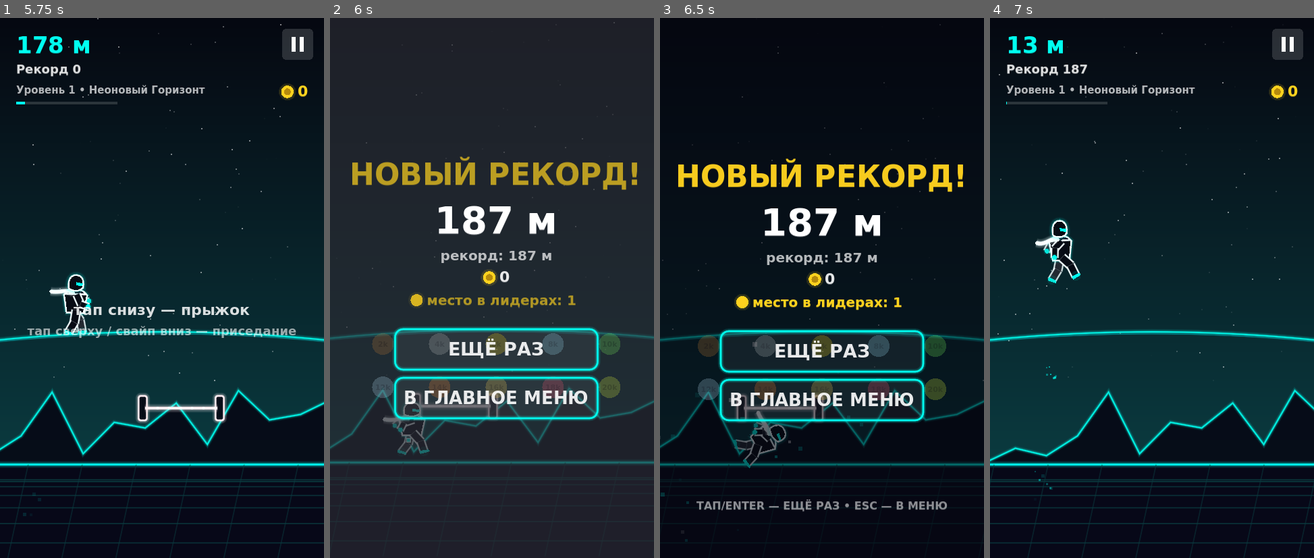
Above: before the commit, frames 1-4 (left to right).
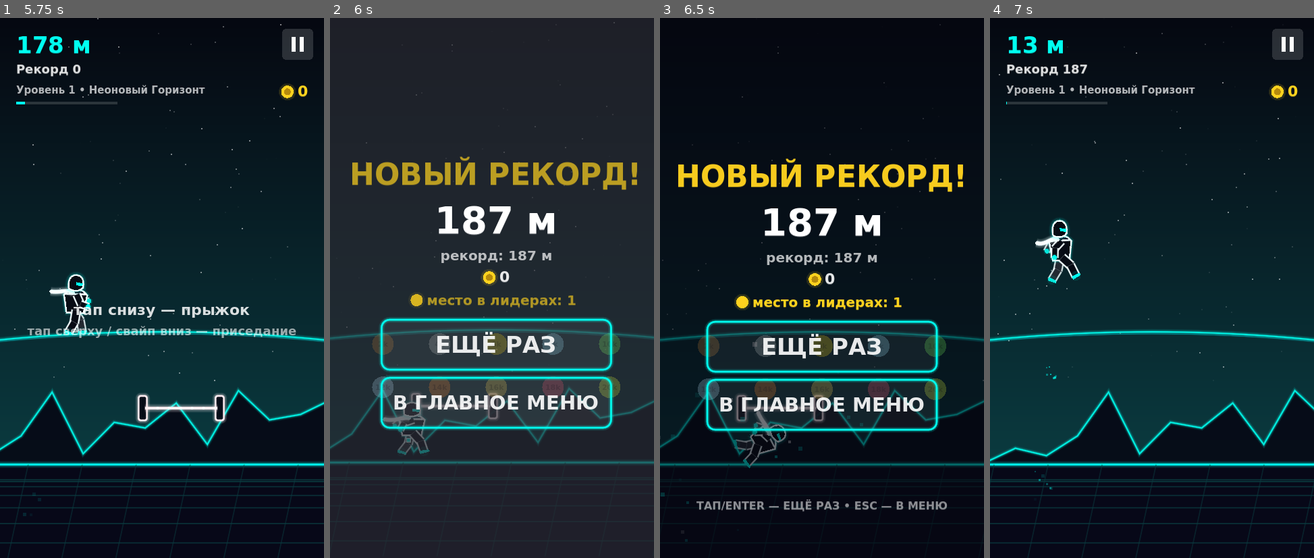
Above: after the commit, the same moments.

Repository: Marshall-prog/neon-run
Game: Godot game, scene res://scenes/main.tscn
The game is run twice, just before and just after one commit, with the same random seed, the same clock (stepped at 60 frames per second) and the same inputs.
Inputs (mouse positions are in pixels of both pictures, inside the frame that each line leads up to):
- Up to frame 1 (5.75 s): tap Enter at 0.5, 0.6, 3.6 s; move the mouse to (233, 261) at 0.52 s; hold Up 0.53-1.25 s; click (233, 261) at 0.67 s; tap Space at 0.77, 3.77 s; drag from (97, 315) to (145, 396) at 1.27 s; move the mouse to (194, 169) at 2.02 s; hold Up 2.03-2.75 s; tap M at 2.1, 5.1 s; drag from (145, 396) to (64, 207) at 2.77 s; move the mouse to (259, 369) at 3.52 s; hold Down 3.53-4.25 s; drag from (64, 207) to (113, 153) at 4.27 s; move the mouse to (178, 288) at 5.02 s; hold Down from 5.03 s (still down); click (178, 288) at 5.17 s
- Up to frame 2 (6 s): release Down at 5.75 s; drag from (443, 153) to (427, 315) at 5.77 s
- Up to frame 3 (6.5 s): no input
- Up to frame 4 (7 s): move the mouse to (1223, 261) at 6.52 s; hold Up from 6.53 s (still down); tap Enter at 6.6 s; tap Space at 6.77 s

Frame 1 is identical in both runs. In frame 2, 5.5% of the frame differs, in the area x 15-88%, y 55-77%; in frame 3, 5.6%, in the area x 13-87%, y 55-77%; in frame 4, nothing differs.
Error in both runs: Trying to assign an array of type "Array" to a variable of type "Array[Vector2]". (res://scripts/pen.gd:237)

Commit message:
feat(ui): enlarge dead-screen buttons for thumb reach

Diff:
--- a/godot/scripts/game.gd
+++ b/godot/scripts/game.gd
@@ -935,8 +935,10 @@
 func menu_buttons() -> Array:
 	var rows: Array = []
 	if state == St.DEAD:
-		rows.append([["restart", "ЕЩЁ РАЗ", Pal.BTN_W]])
-		rows.append([["menu", "В ГЛАВНОЕ МЕНЮ", Pal.BTN_W]])
+		var bw := minf(Pal.BTN_W + 40.0, W - 32.0)
+		var bh := Pal.BTN_H + 14.0
+		rows.append([["restart", "ЕЩЁ РАЗ", bw, bh]])
+		rows.append([["menu", "В ГЛАВНОЕ МЕНЮ", bw, bh]])
 	elif menu_page == "pause":
 		rows.append([["resume", "ПРОДОЛЖИТЬ", Pal.BTN_W]])
 		rows.append([["sfx", "ЗВУК: ВЫКЛ" if Sfx.muted else "ЗВУК: ВКЛ", Pal.BTN_W * 0.5 - 6.0],
@@ -953,9 +955,18 @@
 		rows.append([["back", "НАЗАД", Pal.BTN_W]])
 
 	var list: Array = []
-	var total_h: float = rows.size() * Pal.BTN_H + (rows.size() - 1) * Pal.BTN_GAP
+	var base_h := Pal.BTN_H
+	if state == St.DEAD:
+		base_h = Pal.BTN_H + 14.0
+	var total_h: float = 0.0
+	for row in rows:
+		var rh := base_h
+		if row.size() > 0 and row[0].size() > 3:
+			rh = float(row[0][3])
+		total_h += rh
+	total_h += (rows.size() - 1) * Pal.BTN_GAP
 	var info_page := menu_page == "howto" or menu_page == "board"
-	var area_top := (H - 40.0 - Pal.BTN_H) if info_page else Pal.TITLE_BOTTOM
+	var area_top := (H - 40.0 - base_h) if info_page else Pal.TITLE_BOTTOM
 	var area_bottom := H - 40.0
 	var y := area_top if info_page else area_top + maxf(0.0, (area_bottom - area_top - total_h) * 0.5)
 	for row in rows:
@@ -964,10 +975,13 @@
 			row_w += float(r[2])
 		row_w += (row.size() - 1) * Pal.BTN_GAP
 		var x := W * 0.5 - row_w * 0.5
+		var rh := base_h
+		if row.size() > 0 and row[0].size() > 3:
+			rh = float(row[0][3])
 		for r in row:
-			list.append({"id": r[0], "label": r[1], "x": x, "y": y, "w": float(r[2]), "h": Pal.BTN_H})
+			list.append({"id": r[0], "label": r[1], "x": x, "y": y, "w": float(r[2]), "h": rh})
 			x += float(r[2]) + Pal.BTN_GAP
-		y += Pal.BTN_H + Pal.BTN_GAP
+		y += rh + Pal.BTN_GAP
 	return list
 
 
@@ -979,6 +993,8 @@
 
 
 func run_menu_button(id: String) -> void:
+	if OS.has_feature("mobile") and id != "sfx" and id != "mus":
+		Input.vibrate_handheld(30)
 	match id:
 		"start":
 			start_game()
